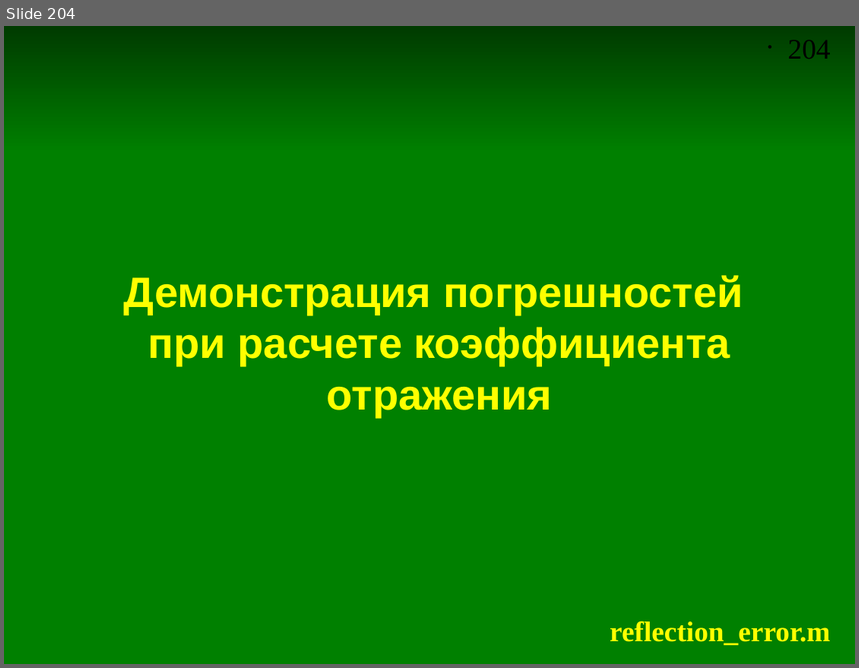
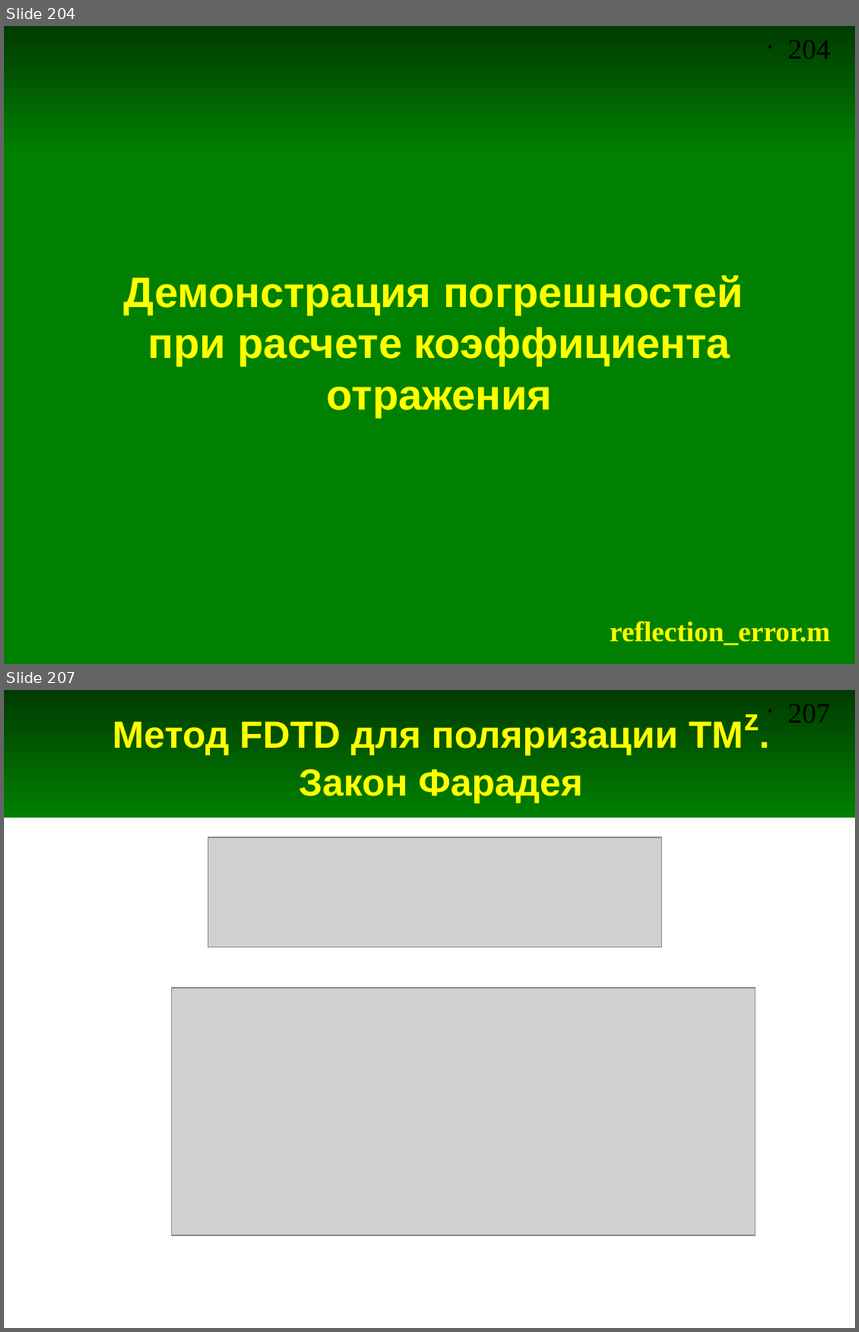
Before and after one commit to andris0147sv/modelling, a slide deck: presentations/2. FDTD.odp. Shown one above the other, each under a label of ours: slide 204 before the commit, slides 204 and 207 after it; the slides between them are not shown. The pictures are 859x668 and 859x1332 pixels, drawn with LibreOffice and Linux fonts; fonts in the diff are those of the drawing; grey boxes stand for pictures. Boxes give left, top, right and bottom in pixels: in the first picture for what was removed or moved away, otherwise in the second. Text is boxed around its words. In the diff, an @@ line names an element or a change of style, - is before the commit and + after.

Commit message:
Добавил слайды про двумерный FDTD

```diff
--- a/presentations/2. FDTD.odp
+++ b/presentations/2. FDTD.odp
@@ slide 207 added at (4,690,855,1328), background #FFFFFF; not listed: 2 template elements that a slide beside it also shows @@
@@ title added at (113,721,679,804), 32 pt, text #FFFF00, bold @@
+Метод FDTD для поляризации TMz.
+Закон Фарадея
@@ picture added at (208,837,662,947) @@
@@ picture added at (172,988,756,1236) @@
```
Also in this commit, not shown: 11 other slides added.
